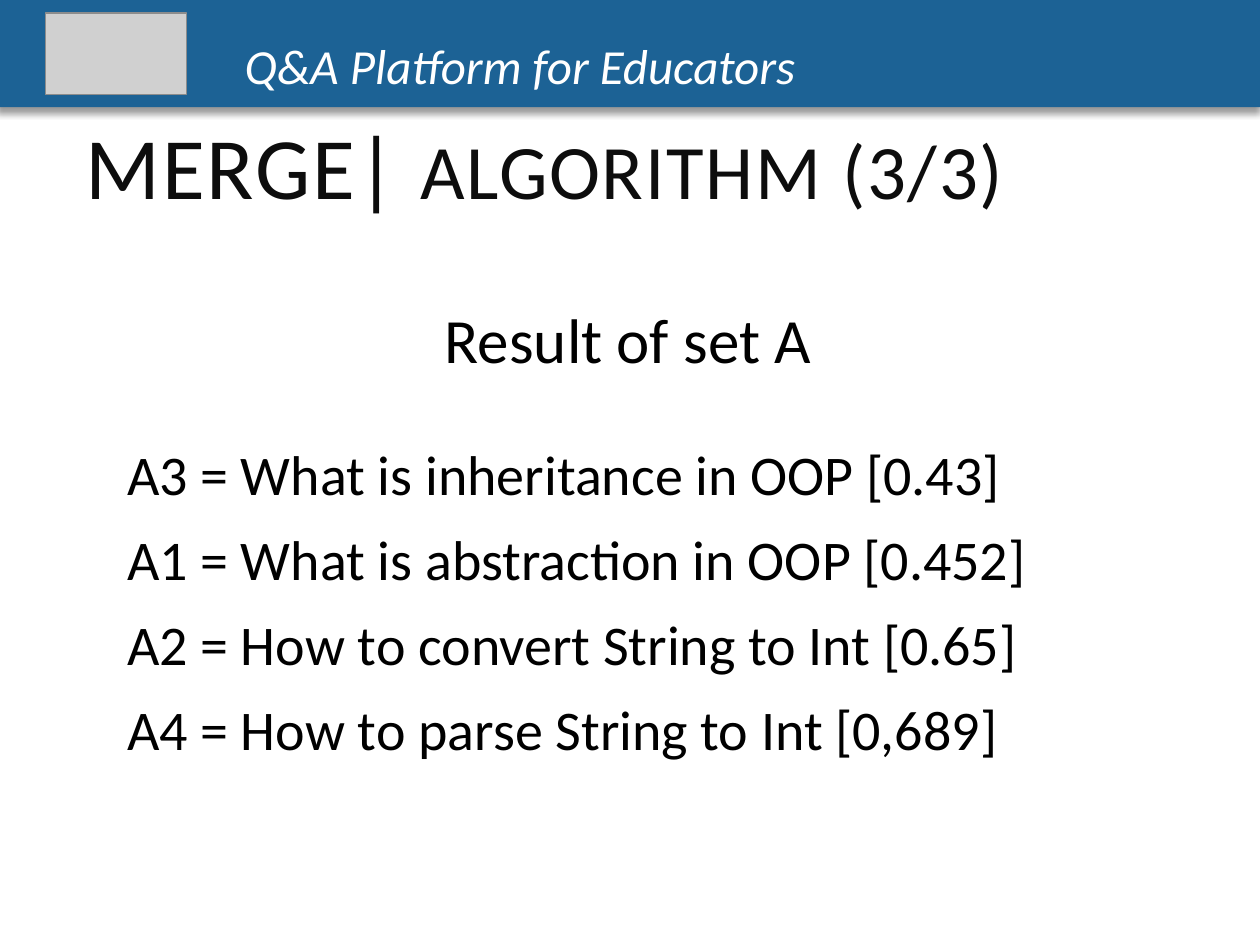
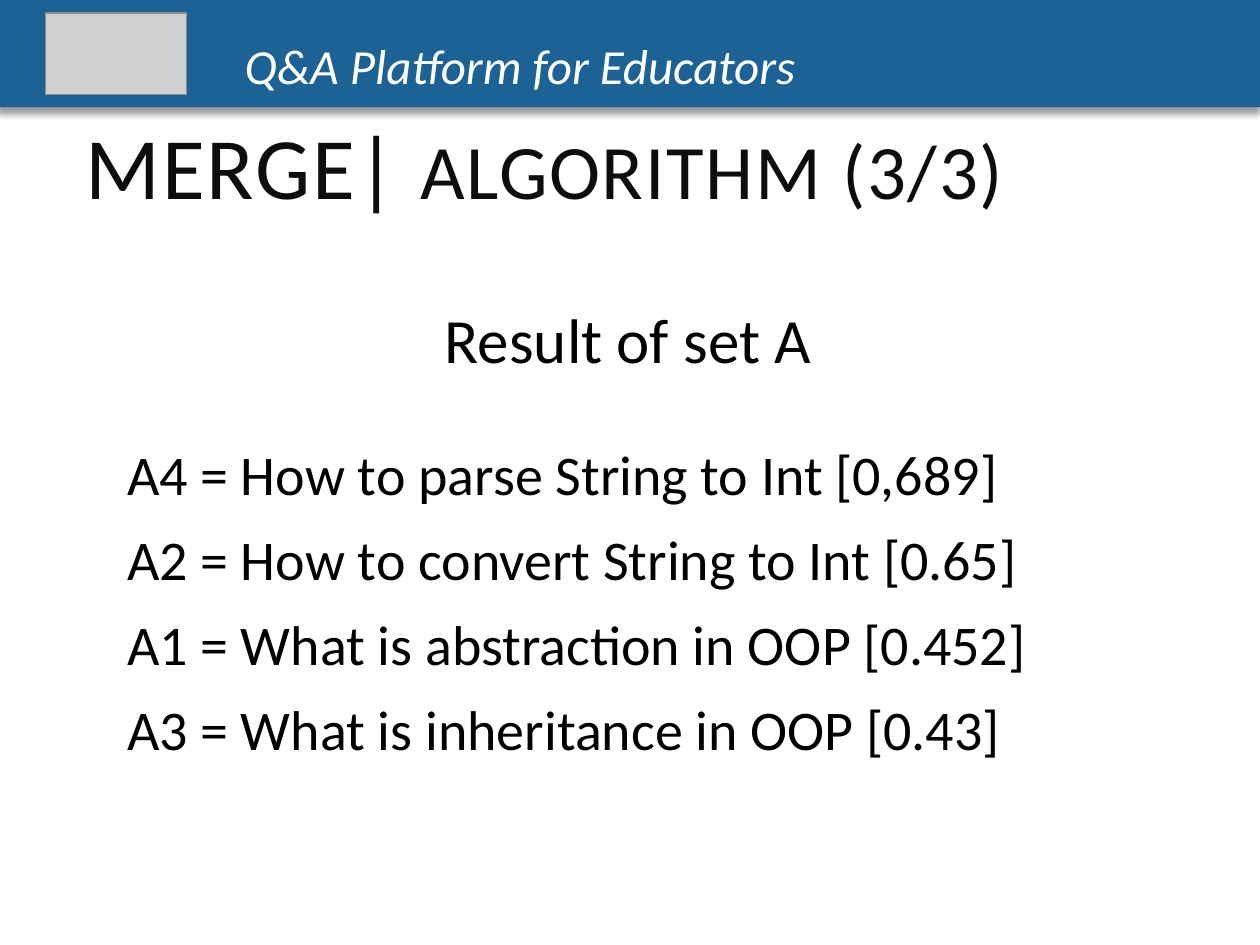
Before and after one commit to CapstoneTeam11/Document, a slide deck: slide 58 of Q-A-PLATFORM-FOR-EDUCATORS-1 (1).pptx. Drawn at 1260x945 pixels with LibreOffice and Linux fonts; fonts in the diff are those of the drawing; grey boxes stand for pictures. Boxes give left, top, right and bottom in pixels: in the first picture for what was removed or moved away, otherwise in the second. Text is boxed around its words. In the diff, an @@ line names an element or a change of style, - is before the commit and + after.

```diff
--- a/Q-A-PLATFORM-FOR-EDUCATORS-1 (1).pptx
+++ b/Q-A-PLATFORM-FOR-EDUCATORS-1 (1).pptx
@@ text at bbox=[127, 454, 1026, 673]: paragraphs added @@
+A4 = How to parse String to Int [0,689]
+A2 = How to convert String to Int [0.65]
+A1 = What is abstraction in OOP [0.452]
@@ text at bbox=[127, 539, 1026, 760]: paragraphs removed @@
-A1 = What is abstraction in OOP [0.452]
-A2 = How to convert String to Int [0.65]
-A4 = How to parse String to Int [0,689]
```
Also in this commit, not shown: 1 other slide changed.
